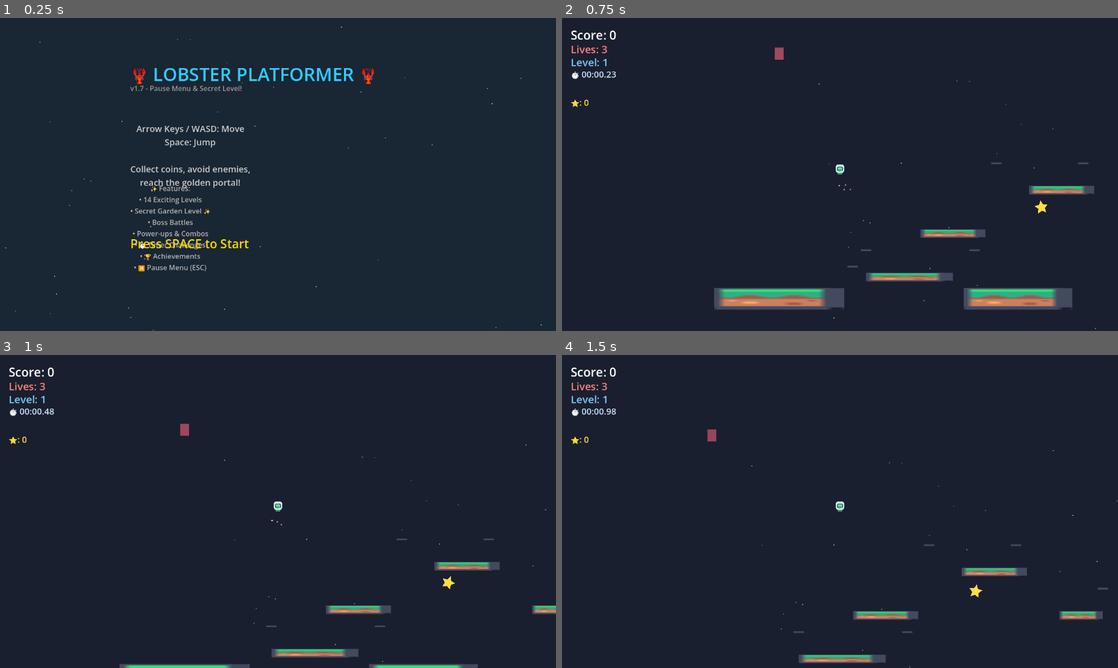
Above: before the commit, frames 1-4 (two rows, left to right).
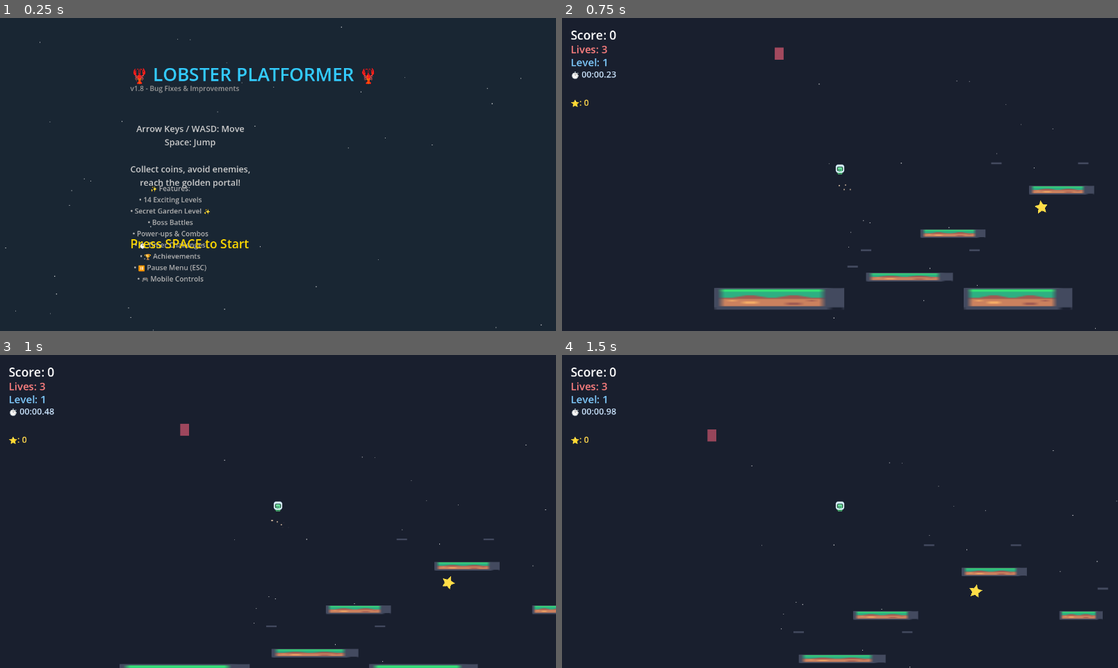
Above: after the commit, the same moments.

Repository: LungTakumi/ClawPlatformer
Game: Godot game, scene res://main.tscn
Two runs of this game, one before a commit and one after it. Both use one fixed random seed, a clock stepped at 60 frames per second and the inputs below.
Inputs (mouse positions are in pixels of both pictures, inside the frame that each line leads up to):
- Up to frame 1 (0.25 s): no input
- Up to frame 2 (0.75 s): tap Space (jump) at 0.5 s; move the mouse to (962, 158) at 0.52 s; hold Right (move_right) from 0.53 s (still down); tap B at 0.6 s; click (962, 158) at 0.67 s
- Up to frame 3 (1 s): keep holding Right (move_right); tap Space (jump) at 0.77 s
- Up to frame 4 (1.5 s): release Right (move_right) at 1.25 s; drag from (728, 527) to (906, 649) at 1.27 s

The runs differ from the first frame. In frame 1, 0.3% of the frame differs, in the area x 24-44%, y 21-85%; in frame 2, nothing differs; in frame 3, nothing differs; in frame 4, nothing differs.
Error in both runs: Invalid access to property or key 'released' on a base object of type 'Button'. (res://main.gd:1168)

Commit message:
v1.8 - Fix Boss HP bar tracking bug

Diff:
--- a/boss_enemy.gd
+++ b/boss_enemy.gd
@@ -128,11 +128,12 @@
 
 	# Update HP bar position to follow boss
 	if hp_bar:
-		var cam = get_tree().get_first_node_in_group("player")
-		if cam and cam.get_child_count() > 0:
-			var cam_node = cam.get_node_or_null("Camera2D")
-			if cam_node:
-				var screen_pos = cam_node.get_screen_position()
+		var game = get_tree().get_first_node_in_group("game")
+		if game and game.player:
+			var player = game.player
+			var cam = player.get_node_or_null("Camera2D")
+			if cam:
+				var screen_pos = cam.get_screen_position()
 				hp_bar.get_parent().position = global_position + Vector2(-50, -80) - screen_pos
 
 func perform_attack():
--- a/main.gd
+++ b/main.gd
@@ -572,7 +572,7 @@
 
 	# Version info
 	var version = Label.new()
-	version.text = "v1.7 - Pause Menu & Secret Level!"
+	version.text = "v1.8 - Bug Fixes & Improvements"
 	version.horizontal_alignment = HORIZONTAL_ALIGNMENT_CENTER
 	version.position = Vector2(300, 150)
 	version.add_theme_font_size_override("font_size", 16)
@@ -599,7 +599,7 @@
 
 	# Features list
 	var features = Label.new()
-	features.text = "✨ Features:\n• 14 Exciting Levels\n• Secret Garden Level ✨\n• Boss Battles\n• Power-ups & Combos\n• ⏱️ Timer Challenges\n• 🏆 Achievements\n• ⏸️ Pause Menu (ESC)"
+	features.text = "✨ Features:\n• 14 Exciting Levels\n• Secret Garden Level ✨\n• Boss Battles\n• Power-ups & Combos\n• ⏱️ Timer Challenges\n• 🏆 Achievements\n• ⏸️ Pause Menu (ESC)\n• 🎮 Mobile Controls"
 	features.horizontal_alignment = HORIZONTAL_ALIGNMENT_CENTER
 	features.position = Vector2(300, 380)
 	features.add_theme_font_size_override("font_size", 16)
Not shown, changed: DEVLOG.md
